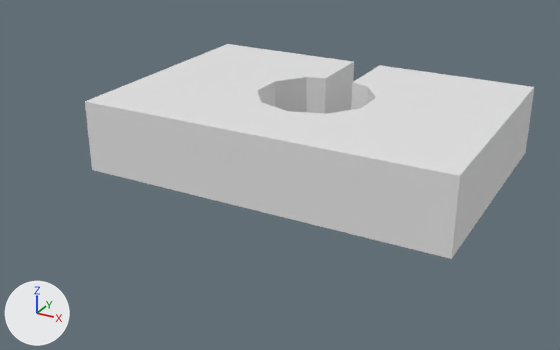
What one commit did to the Blender file follow_The_Path/Models/mdl_Start.blend.
One viewpoint serves both versions: a 50 mm lens placed at (6.33, -12.94, 5.3), pointed at (-0.16, -1.14, -0.6). Arrows for +X, +Y and +Z are at lower left; the lights stay in place.

The older version as bpy lines, for what is in view:
```python
me_cube = bpy.data.meshes.new('Cube')
me_cube.from_pydata(...)  # 34 vertices, 23 faces; spans x -3.6..3.6, y -0.7..0.7, z -2.5..2.5
me_cube.materials.append(None)
# before: 0 (3.6, -0.7, -2.5) at pixel (92, 169), 1 (3.6, 0.7, -2.5) at pixel (84, 101), 4 (-3.6, -0.7, -2.5) at pixel (451, 258), 5 (-3.6, 0.7, -2.5) at pixel (459, 175)
ob_cube = bpy.data.objects.new('Cube', me_cube)
ob_cube.location = (0.0, 0.0, 0.0)
ob_cube.rotation_euler = (1.571, 0.0, 3.142)  # degrees (90, 0, 180)
```
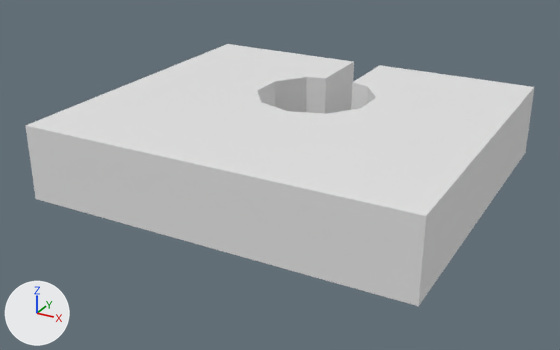
Where the change shows, as pixel boxes [x1, y1, x2, y2] in the pictures (560 x 350 px):
```json
{"object": "Cube", "change": "reshaped", "before": [85, 44, 534, 259], "after": [25, 44, 534, 306], "on screen": "13% wider, 22% taller"}
```

The change, as JSON lines over the scene's bpy script:
```json
{"block": "me_cube", "where": "me_cube.from_pydata(...)  # 34 vertices, 23 faces; spans x -3.6..3.6, y -0.7..0.7, z -2.5..2.5"}
{"block": "me_cube", "where": "# used by ob_cube; location = (0.0, 0.0, 0.0); rotation_euler = (1.571, 0.0, 3.142), in degrees (90, 0, 180)"}
{"block": "me_cube", "change": "me_cube part 1"}
{"op": "add", "block": "me_cube", "code": "for i in [0, 1, 4, 5]: me_cube.vertices[i].co += Vector((0.0, 0.0, -1.5))"}
```
